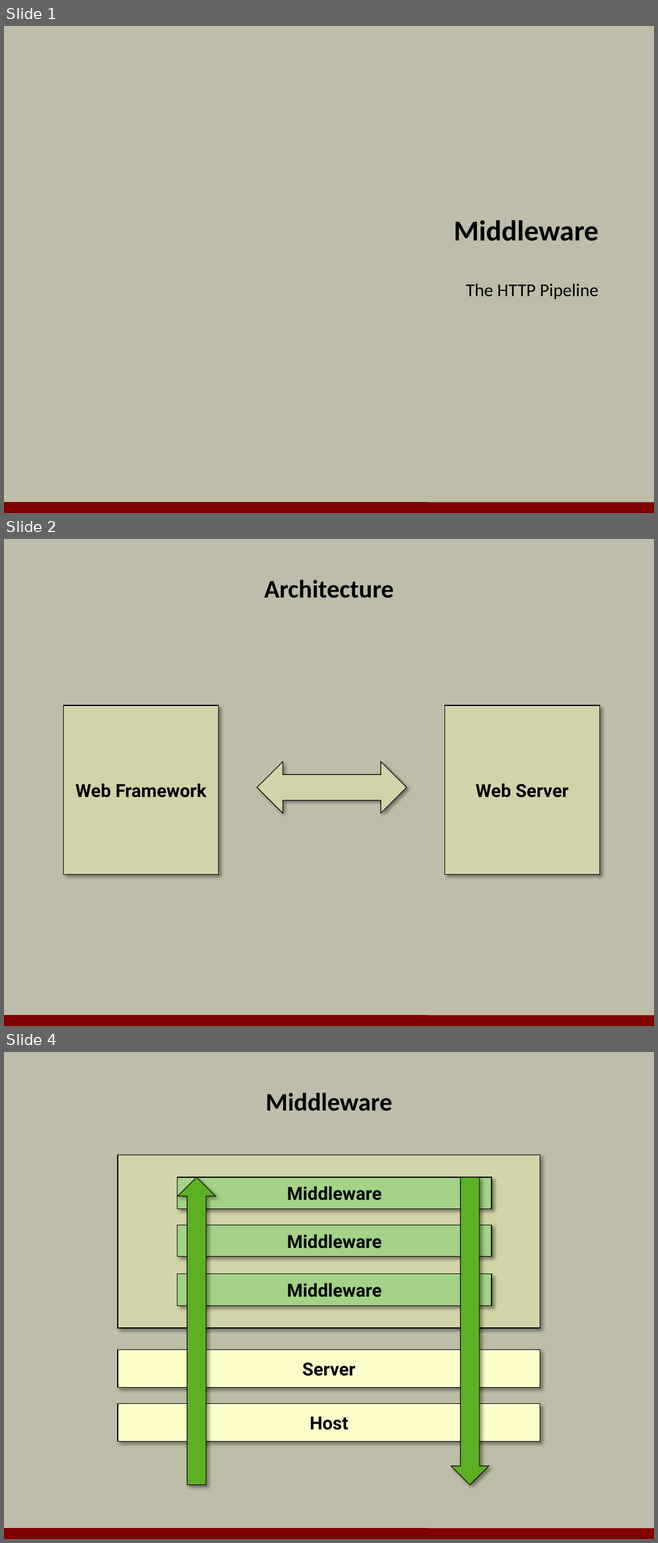
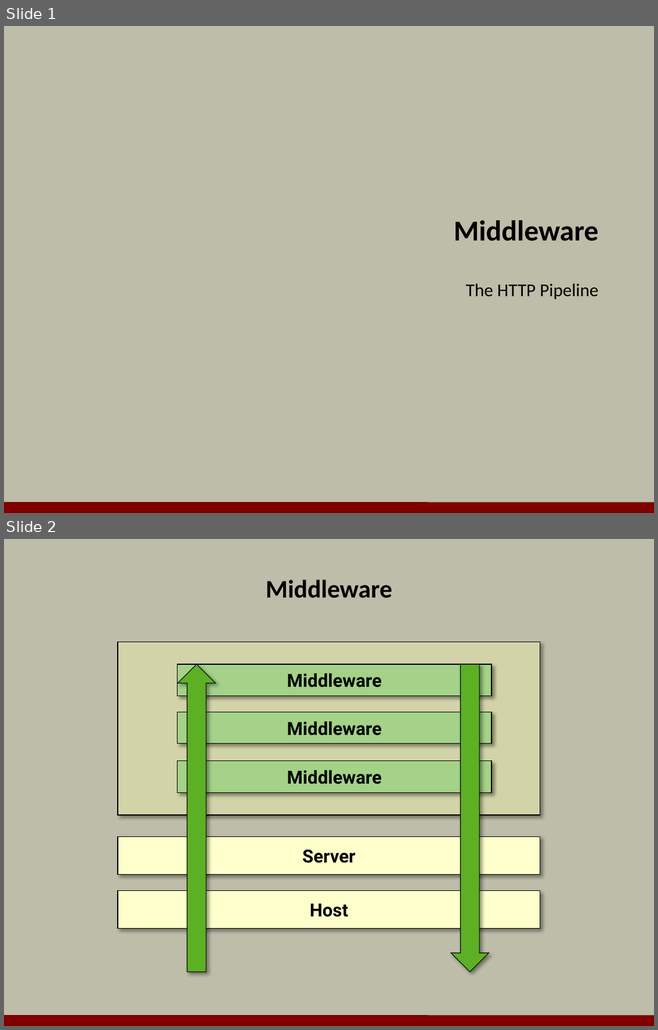
Before and after one commit to OdeToCode/classes, a slide deck: aspnet5/slides/02_Middleware.pptx. Shown one above the other, each under a label of ours: slides 1, 2 and 4 before the commit, slides 1 and 2 after it; the slides between them are not shown. The pictures are 658x1543 and 658x1030 pixels, drawn with LibreOffice and Linux fonts; fonts in the diff are those of the drawing; background and template pictures are left out. Boxes give left, top, right and bottom in pixels: in the first picture for what was removed or moved away, otherwise in the second. Text is boxed around its words. In the diff, an @@ line names an element or a change of style, - is before the commit and + after.

```diff
--- a/aspnet5/slides/02_Middleware.pptx
+++ b/aspnet5/slides/02_Middleware.pptx
@@ slide 2 removed at (4, 539, 654, 1026), background #BDBDA9; not listed: 1 template element that a slide beside it also shows @@
@@ title removed at (264, 580, 393, 598) @@
-Architecture
@@ rectangle removed at (64, 705, 219, 874) @@
-Web Framework
@@ rectangle removed at (444, 705, 599, 874) @@
-Web Server
@@ left right arrow removed at (257, 762, 406, 813) @@
@@ what was slide 4 is now slide 2 @@
```
Also in this commit, not shown: 1 other slide removed, 1 other file.
